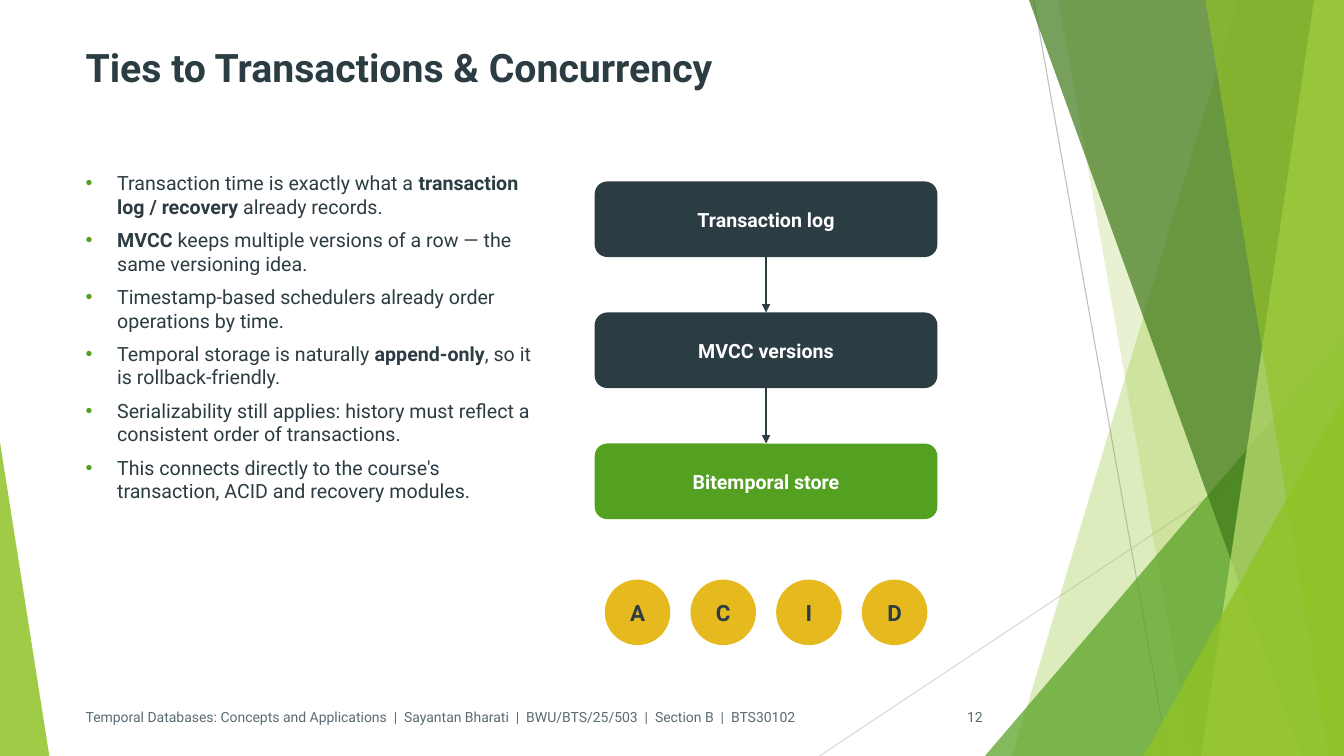
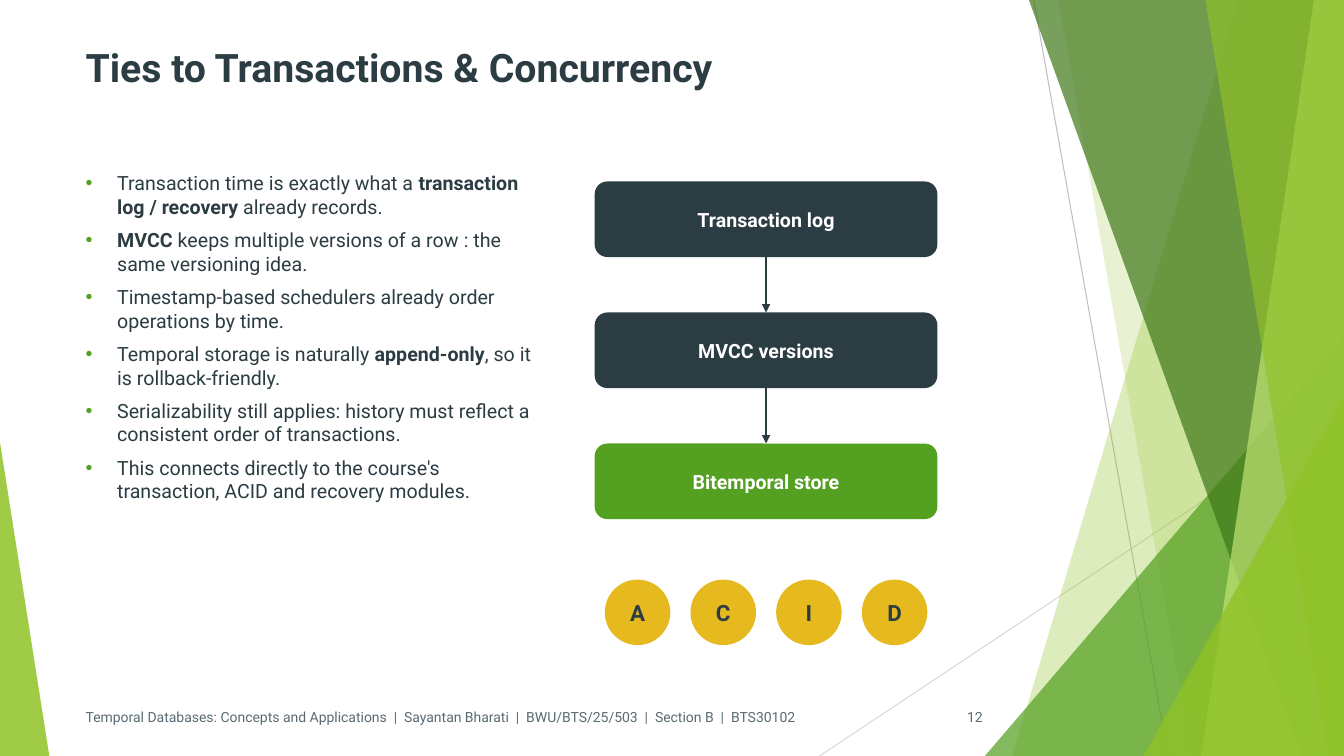
Before and after one commit to Sayantan-B-dev/SM_BtechSyllabusBWU, a slide deck: slide 12 of 3rdSem/Assignments/pptx/dbms/PPT_BTS30102_DBMS_Sayantan_Bharati.pptx. Drawn at 1344x756 pixels with LibreOffice and Linux fonts; fonts in the diff are those of the drawing. Boxes give left, top, right and bottom in pixels: in the first picture for what was removed or moved away, otherwise in the second. Text is boxed around its words. In the diff, an @@ line names an element or a change of style, - is before the commit and + after.

```diff
--- a/3rdSem/Assignments/pptx/dbms/PPT_BTS30102_DBMS_Sayantan_Bharati.pptx
+++ b/3rdSem/Assignments/pptx/dbms/PPT_BTS30102_DBMS_Sayantan_Bharati.pptx
@@ text at (x1=117, y1=232, x2=501, y2=275): text changed @@
-• MVCC keeps multiple versions of a row — the same versioning idea.
+• MVCC keeps multiple versions of a row : the same versioning idea.
```
Also in this commit, not shown: 9 other slides changed, 1 other file.
